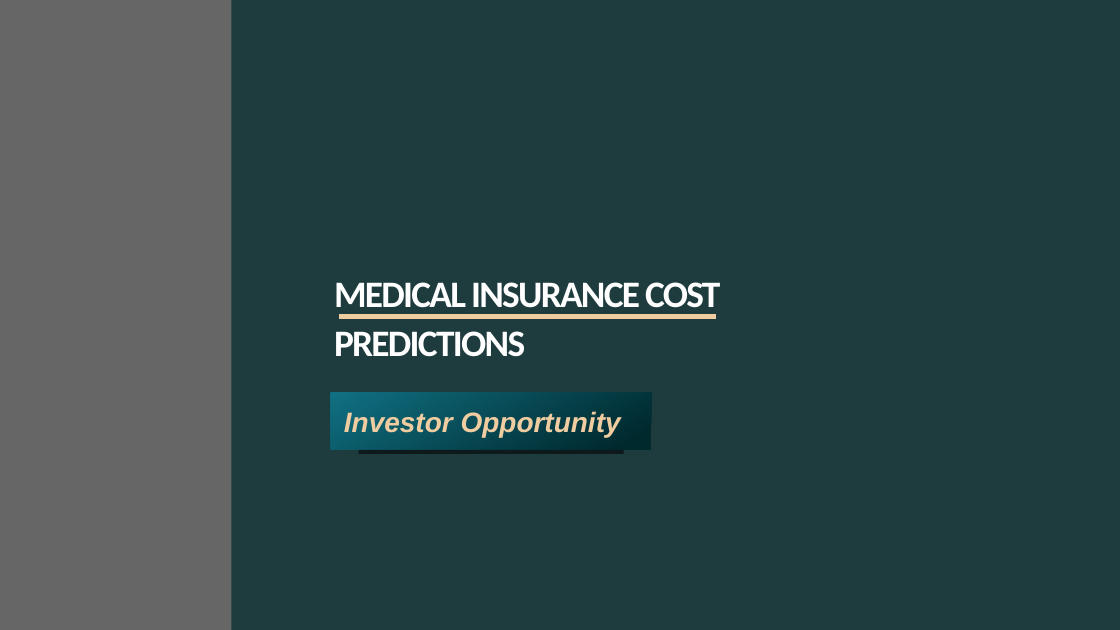
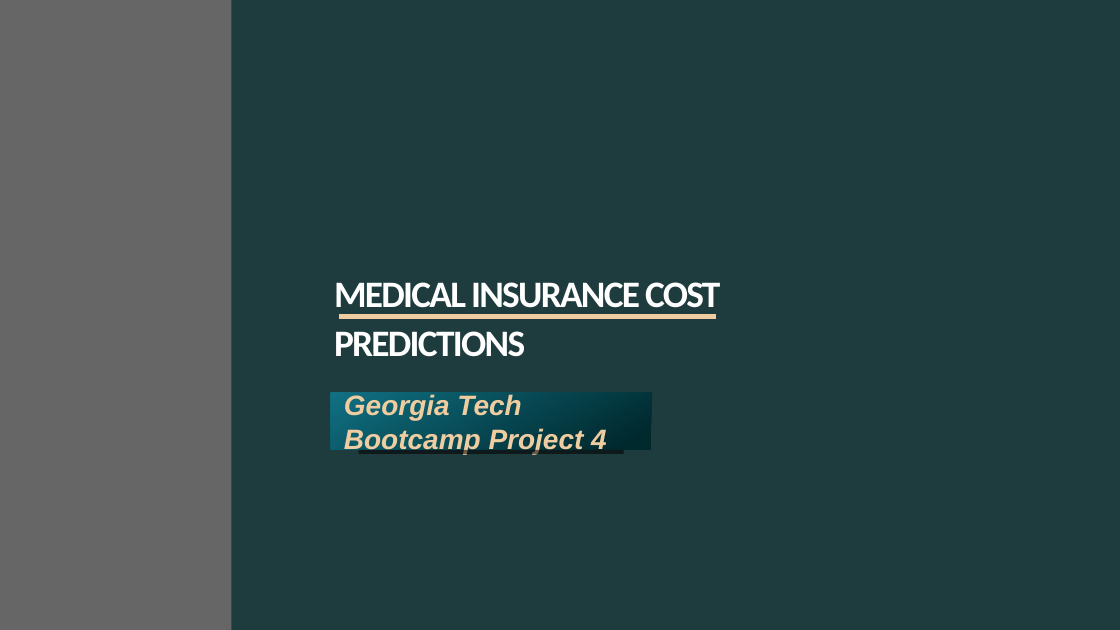
Before and after one commit to khutula/Medical-Insurance-Costs, a slide deck: slide 1 of Medical Insurance Cost.pptx. Drawn at 1120x630 pixels with LibreOffice and Linux fonts; fonts in the diff are those of the drawing; background and template pictures are left out. Boxes give left, top, right and bottom in pixels: in the first picture for what was removed or moved away, otherwise in the second. Text is boxed around its words. In the diff, an @@ line names an element or a change of style, - is before the commit and + after.

```diff
--- a/Medical Insurance Cost.pptx
+++ b/Medical Insurance Cost.pptx
@@ subtitle at [344, 394, 607, 454]: text changed @@
-Investor Opportunity
+Georgia Tech Bootcamp Project 4
```
Also in this commit, not shown: 4 other slides changed, 9 slides added, 8 slides removed.
